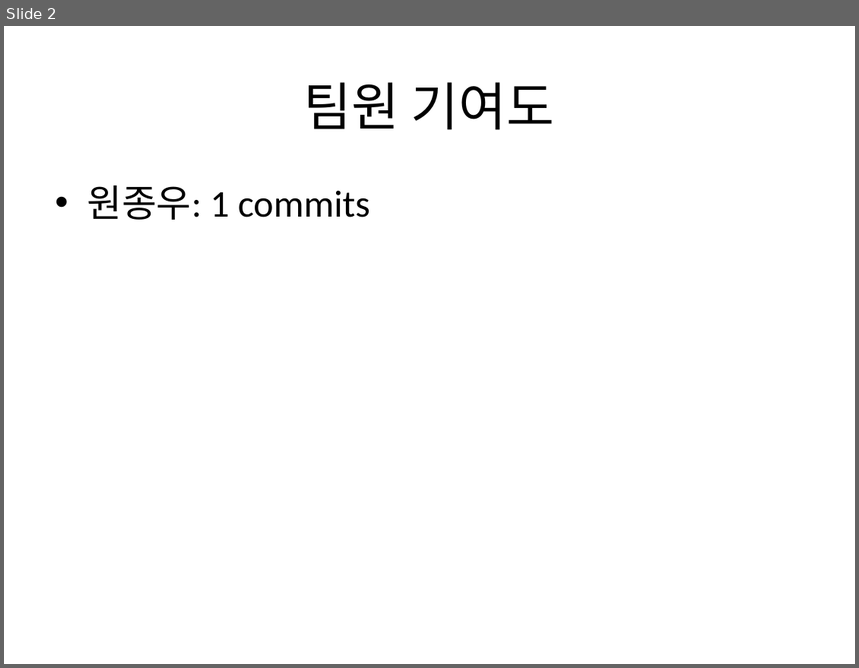
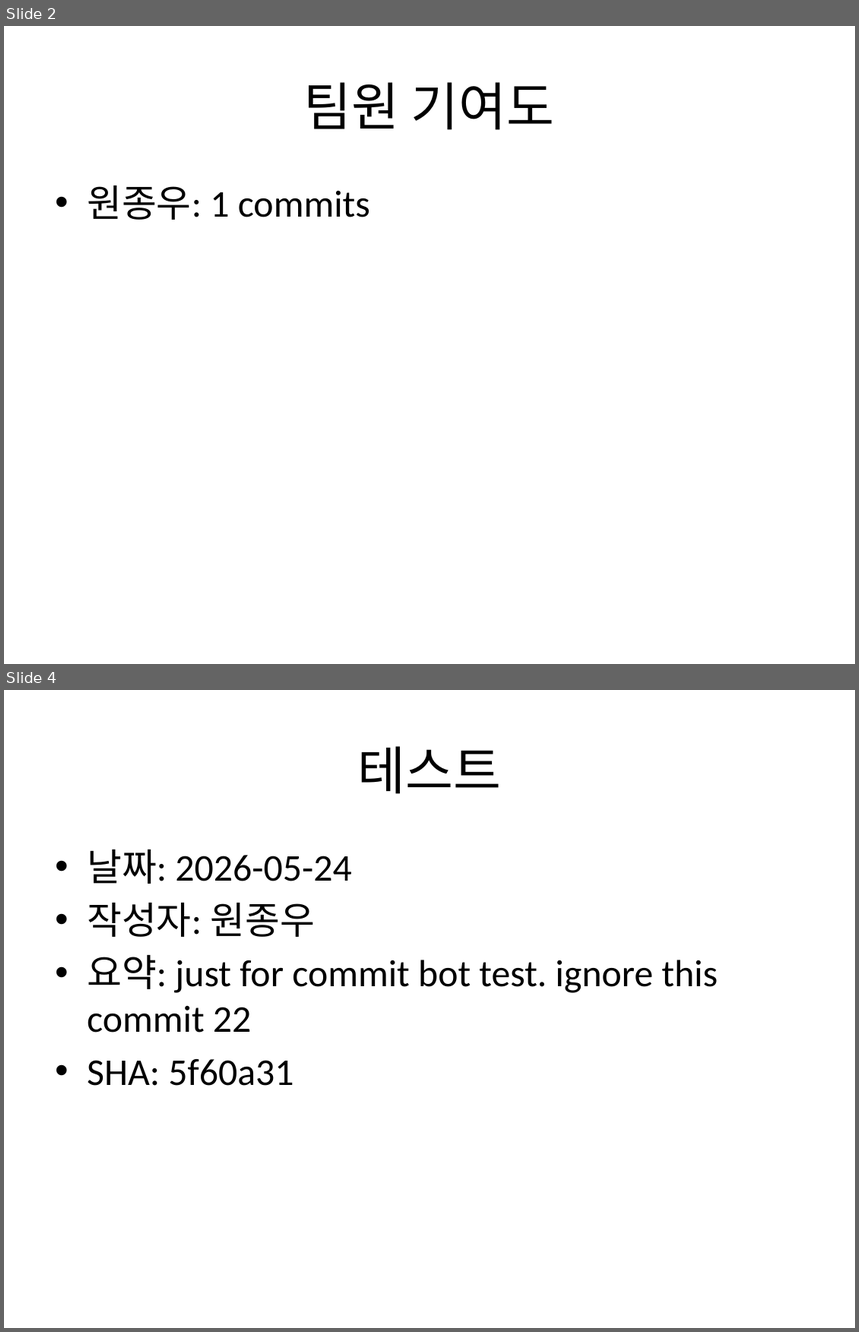
Before and after one commit to Jongwoo0101/worksight-commit-bot, a slide deck: data/commit_report.pptx. Shown one above the other, each under a label of ours: slide 2 before the commit, slides 2 and 4 after it; the slides between them are not shown. The pictures are 859x668 and 859x1332 pixels, drawn with LibreOffice and Linux fonts; fonts in the diff are those of the drawing. Boxes give left, top, right and bottom in pixels: in the first picture for what was removed or moved away, otherwise in the second. Text is boxed around its words. In the diff, an @@ line names an element or a change of style, - is before the commit and + after.

Commit message:
feat: target repo 신규 커밋 1건 반영 - test: just for commit bot test. ignore this commit 22 작성자: 원종우 코드: 5f60a31

```diff
--- a/data/commit_report.pptx
+++ b/data/commit_report.pptx
@@ slide 4 added at (4, 690, 855, 1328), background #FFFFFF @@
@@ title added at (357, 746, 501, 794), 44 pt, text #000000 @@
+테스트
@@ text added at (87, 850, 718, 1086), 32 pt, text #000000 @@
+• 날짜: 2026-05-24
+• 작성자: 원종우
+• 요약: just for commit bot test. ignore this commit 22
+• SHA: 5f60a31
```
Also in this commit, not shown: 2 slides changed, 175 other slides added, 4 other files.
